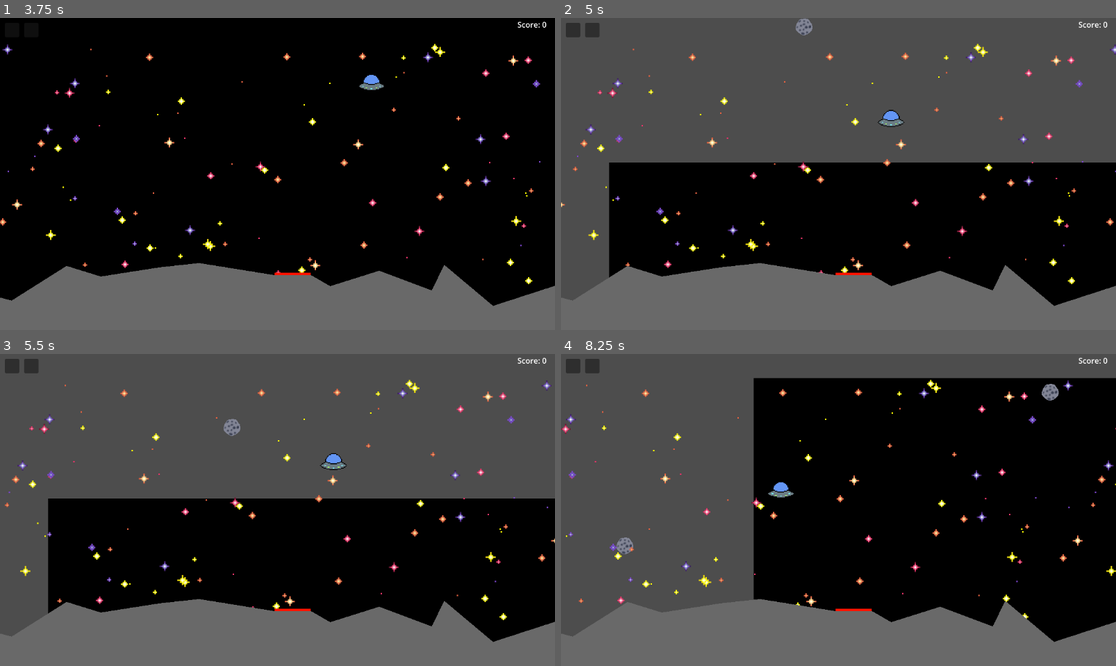
Above: before the commit, frames 1-4 (two rows, left to right).
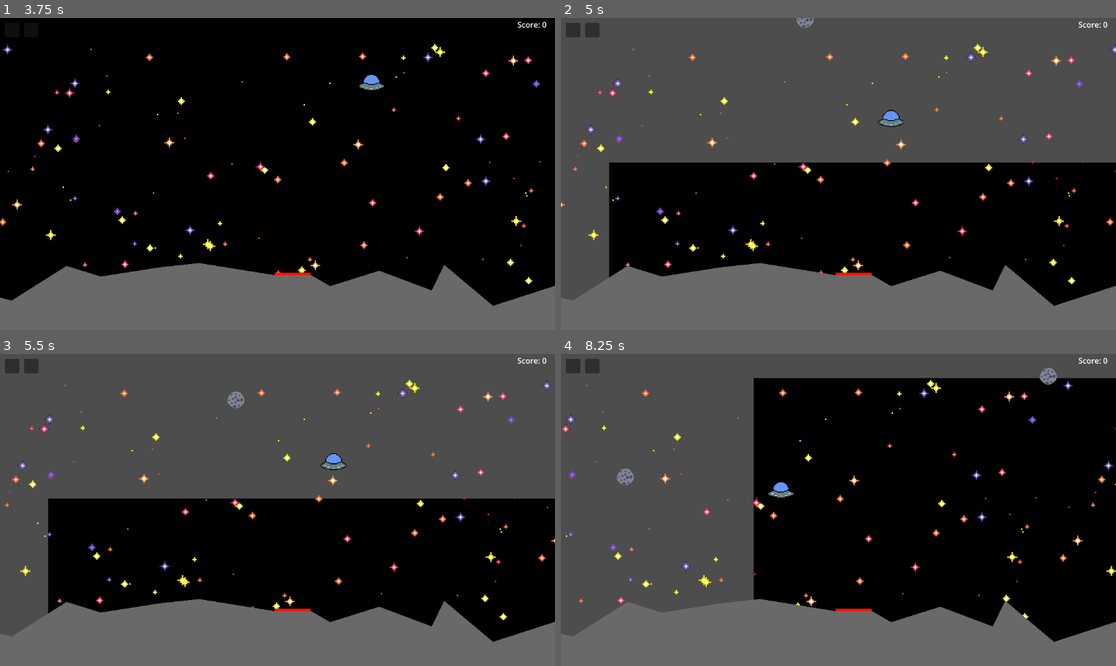
Above: after the commit, the same moments.

Repository: MissionToPsyche-Iridium/iridium_21k_web_game-byu-i
Game: Godot game, scene res://main.tscn
Two runs of this game, one before a commit and one after it. Both use one fixed random seed, a clock stepped at 60 frames per second and the inputs below.
Inputs (mouse positions are in pixels of both pictures, inside the frame that each line leads up to):
- Up to frame 1 (3.75 s): click "START" at 0.5 s; click "EASY" at 1.25 s; move the mouse to (49, 130) at 2.02 s; hold Right (ui_right) 2.03-2.75 s; hold A (A) 2.03-2.75 s; click (49, 130) at 2.17 s; click "Begin landing protocol." at 2.75 s; move the mouse to (166, 189) at 3.52 s; hold Left (ui_left) from 3.53 s (still down); tap D (D) at 3.6 s
- Up to frame 2 (5 s): move the mouse to (894, 105) at 4.27 s; release Left (ui_left) at 4.28 s; hold Right (ui_right) from 4.28 s (still down); hold Space (Spacebar) from 4.28 s (still down)
- Up to frame 3 (5.5 s): move the mouse to (249, 572) at 5.02 s; release Right (ui_right) at 5.03 s; release Space (Spacebar) at 5.03 s; hold Up (ui_up) from 5.03 s (still down); tap W (W) at 5.1 s; click (249, 572) at 5.17 s
- Up to frame 4 (8.25 s): move the mouse to (1005, 556) at 5.77 s; release Up (ui_up) at 5.78 s; press the mouse at (1005, 556) at 5.78 s; hold Left (ui_left) 5.78-8.03 s; move the mouse to (672, 463) at 6.52 s; release the mouse at (672, 463) at 6.53 s; tap A (A) at 6.6 s; move the mouse to (866, 510) at 7.27 s; hold D (D) 7.28-8.03 s; click (866, 510) at 7.42 s; move the mouse to (755, 432) at 8.02 s; hold Right (ui_right) from 8.03 s (still down); tap Space (Spacebar) at 8.1 s

Frame 1 is identical in both runs. In frame 2, 0.1% of the frame differs, in the area x 42-46%, y 0-6%; in frame 3, 0.2%; in frame 4, 0.5%, in the area x 10-90%, y 4-65%.

Commit message:
slowed meteors

Diff:
--- a/SpaceShuttle/Meteorite.gd
+++ b/SpaceShuttle/Meteorite.gd
@@ -6,8 +6,8 @@
 	set_physics_process(true)
 	position.x = randf() * get_viewport().size.x
 	position.y = -30
-	speed.x = randf_range(-200, 200)
-	speed.y = randf_range(100, 300)
+	speed.x = randf_range(-150, 150)
+	speed.y = randf_range(100, 200)
 
 func _physics_process(delta):
 	position += speed * delta
